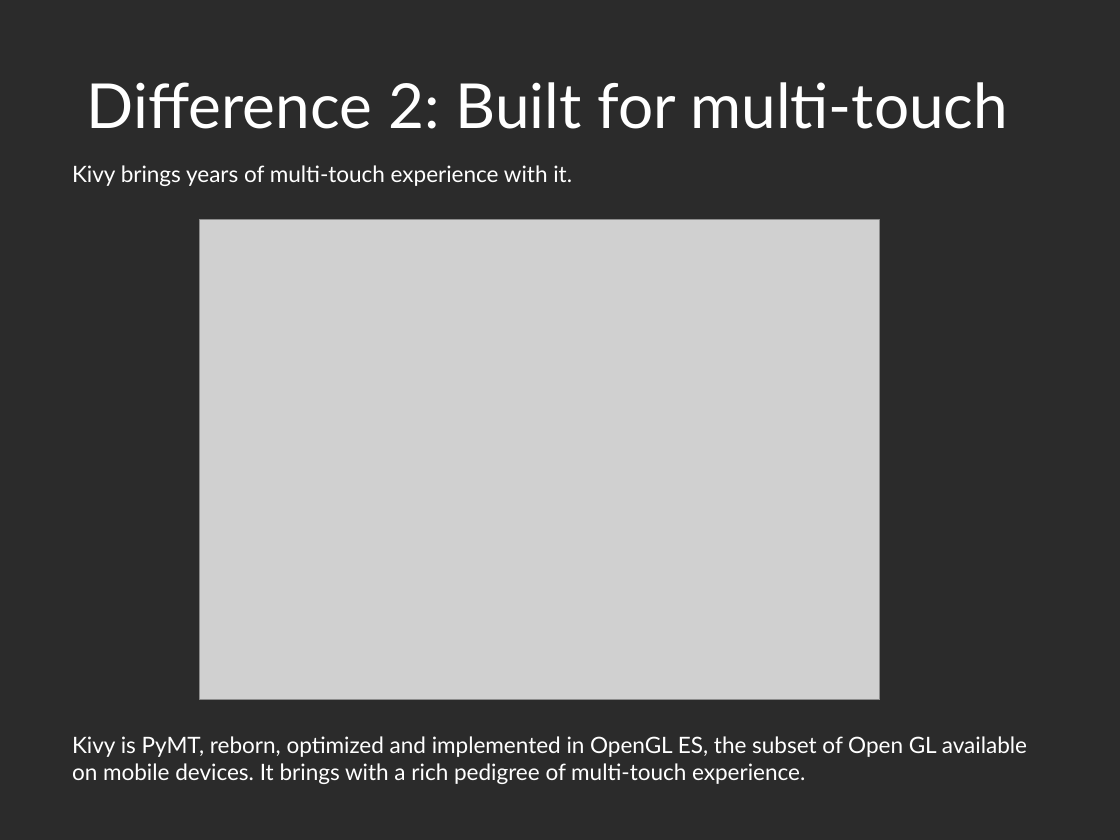
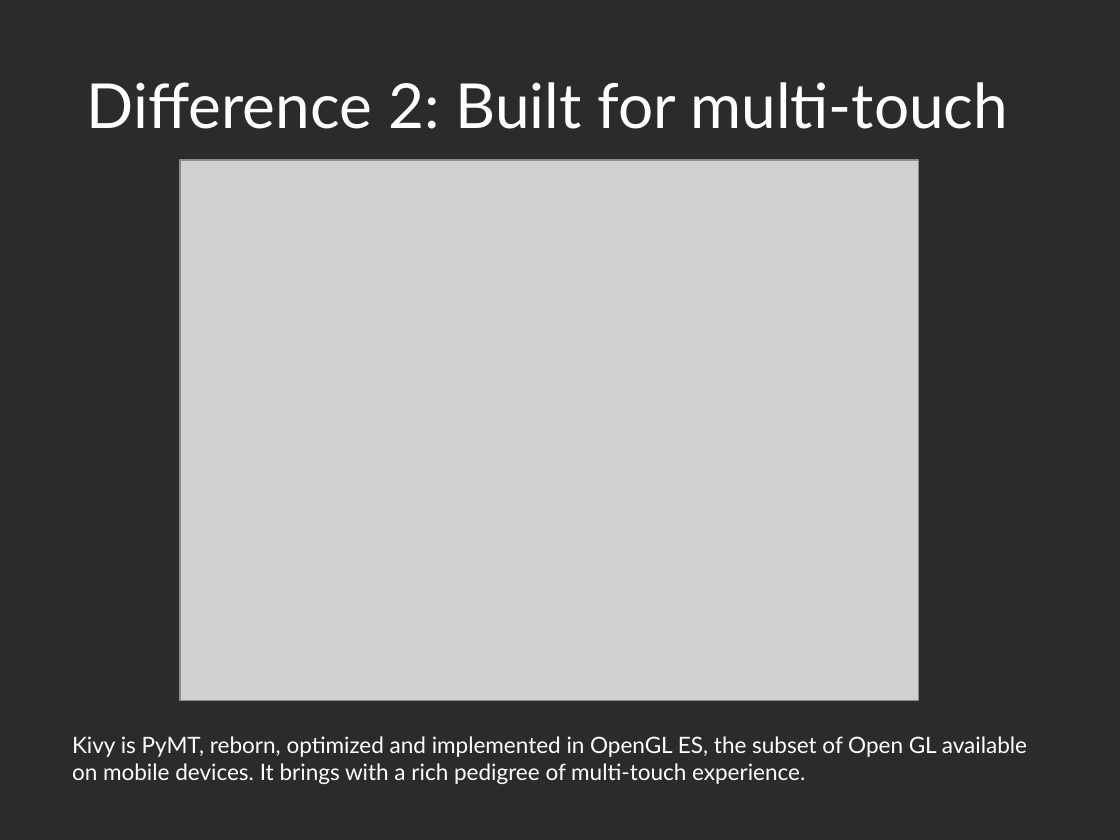
Before and after one commit to Zen-CODE/kivybits, a slide deck: slide 11 of PyCon/ZA 2013/PyCon.odp. Drawn at 1120x840 pixels with LibreOffice and Linux fonts; fonts in the diff are those of the drawing; grey boxes stand for pictures; background and template pictures are left out; a plain dark background stands for a picture behind light text. Boxes give left, top, right and bottom in pixels: in the first picture for what was removed or moved away, otherwise in the second. Text is boxed around its words. In the diff, an @@ line names an element or a change of style, - is before the commit and + after.

```diff
--- a/PyCon/ZA 2013/PyCon.odp
+++ b/PyCon/ZA 2013/PyCon.odp
@@ text removed at (x1=72, y1=165, x2=572, y2=186) @@
-Kivy brings years of multi-touch experience with it.
@@ picture resized from (x1=200, y1=221, x2=880, y2=700) to (x1=180, y1=160, x2=919, y2=700) @@
```
Also in this commit, not shown: 17 other slides changed, 1 slide removed, 1 other file.
